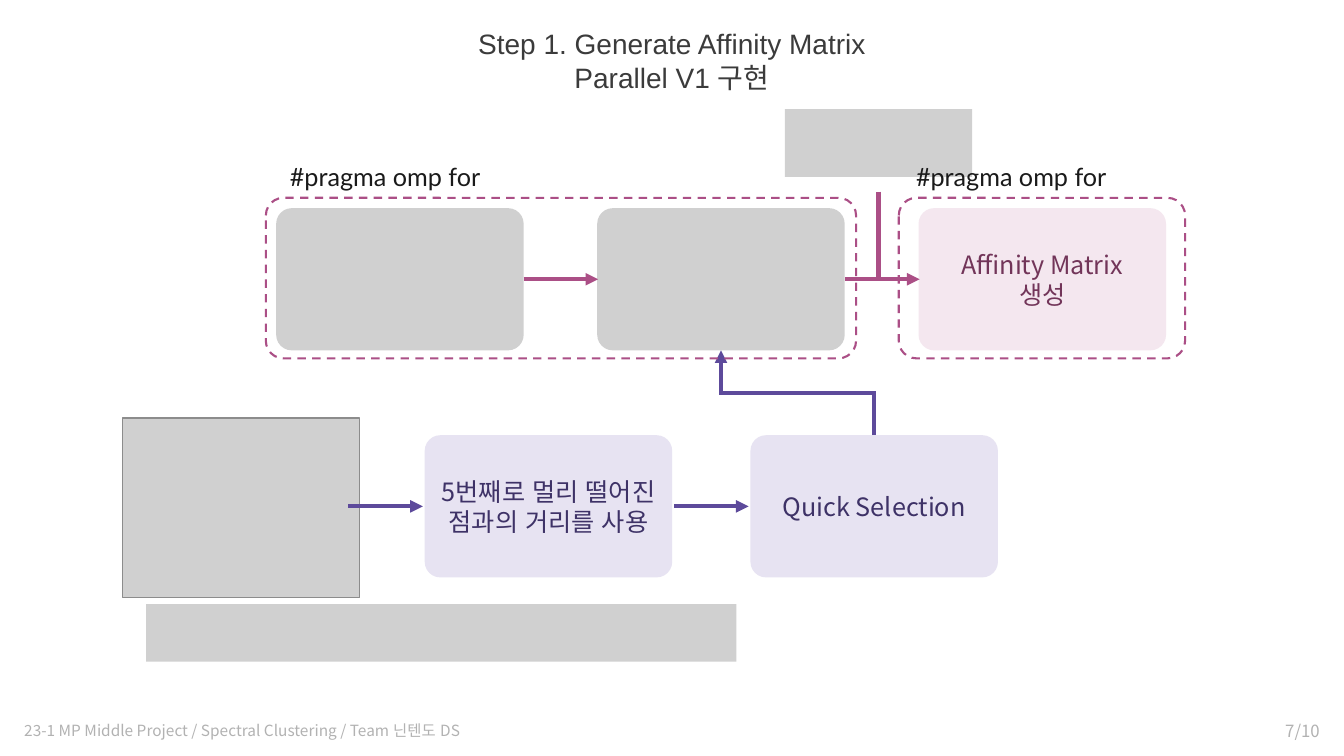
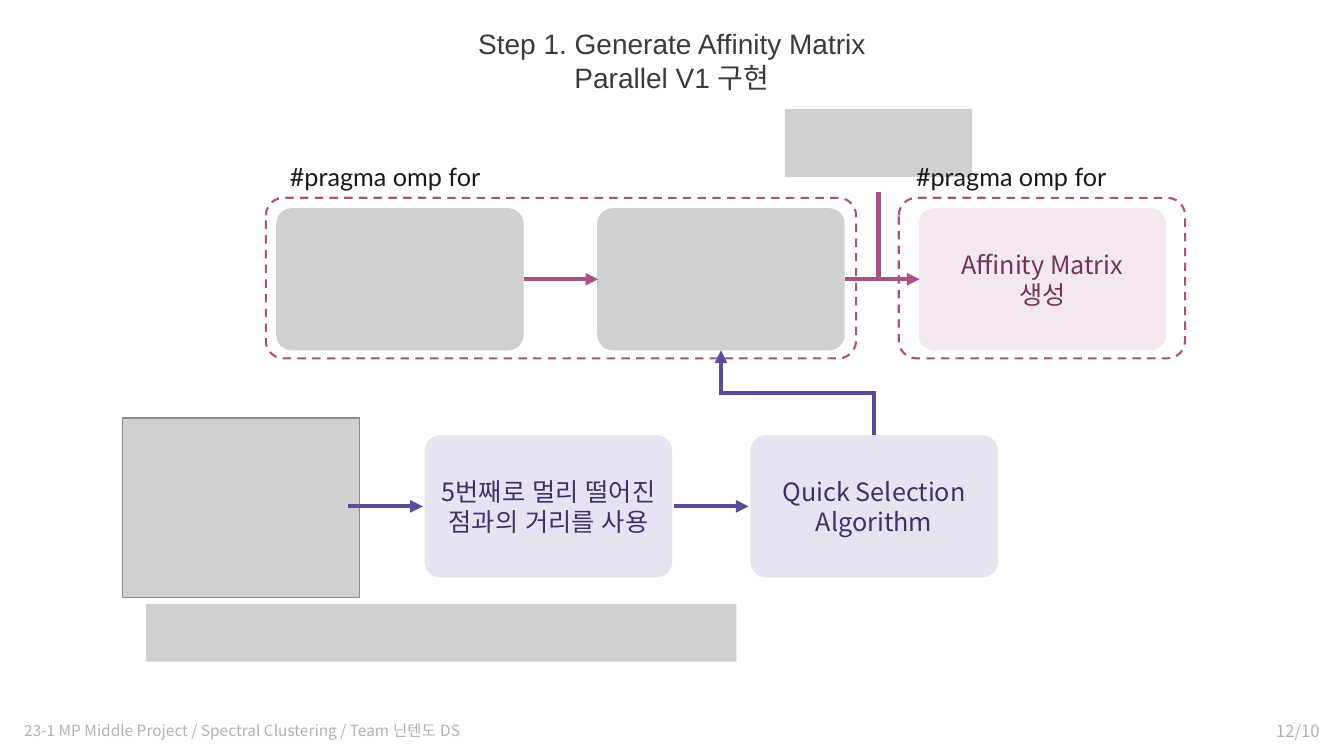
Before and after one commit to Ssunghyn/MP-Middle-Project, a slide deck: slide 12 of MP_Middle_Project/mp_presentation.pptx (slide 7 before the commit). Drawn at 1344x756 pixels with LibreOffice and Linux fonts; fonts in the diff are those of the drawing; grey boxes stand for pictures. Boxes give left, top, right and bottom in pixels: in the first picture for what was removed or moved away, otherwise in the second. Text is boxed around its words. In the diff, an @@ line names an element or a change of style, - is before the commit and + after.

```diff
--- a/MP_Middle_Project/mp_presentation.pptx
+++ b/MP_Middle_Project/mp_presentation.pptx
@@ text in rounded rectangle at [816, 511, 932, 537]: paragraph added @@
+Algorithm
@@ page number at [1276, 724, 1320, 740]: text changed @@
-7/10
+12/10
```
Also in this commit, not shown: 5 other slides changed, 5 slides added.
